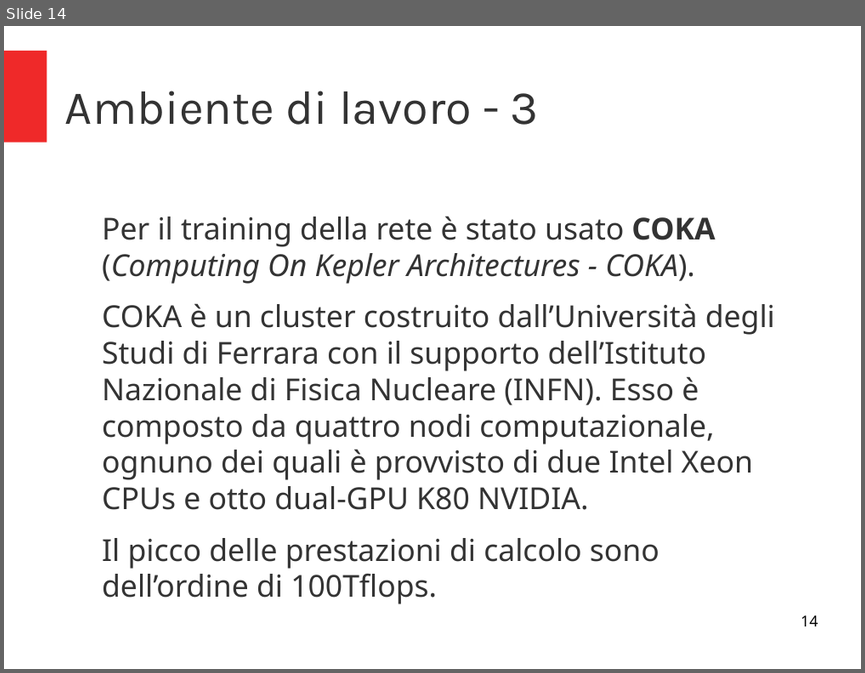
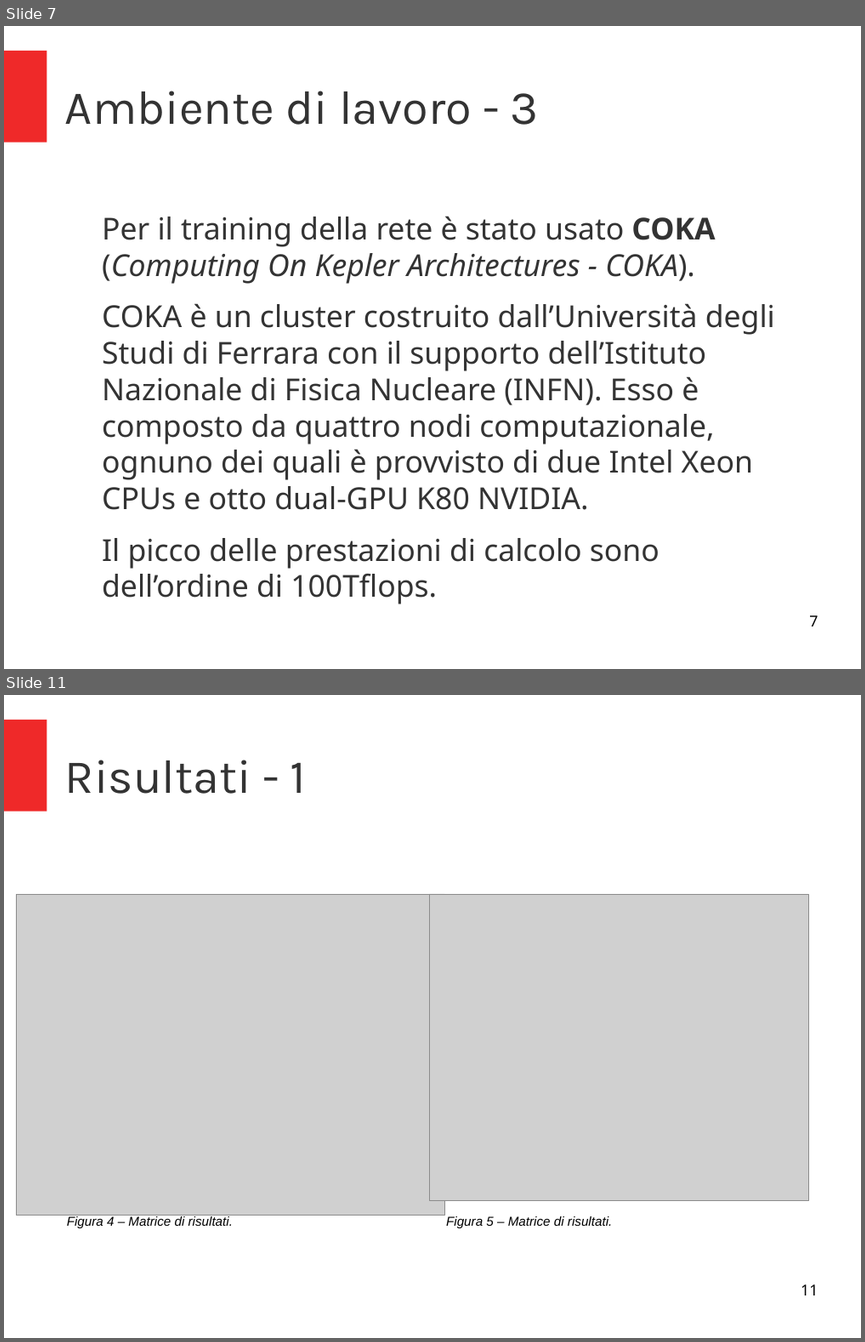
Before and after one commit to micheleFraccaroli/Progetto_IA, a slide deck: Presentazione/Press.odp. Shown one above the other, each under a label of ours: slide 14 before the commit, slides 7 and 11 after it; the slides between them are not shown. The pictures are 865x673 and 865x1342 pixels, drawn with LibreOffice and Linux fonts; fonts in the diff are those of the drawing; grey boxes stand for pictures. Boxes give left, top, right and bottom in pixels: in the first picture for what was removed or moved away, otherwise in the second. Text is boxed around its words. In the diff, an @@ line names an element or a change of style, - is before the commit and + after.

```diff
--- a/Presentazione/Press.odp
+++ b/Presentazione/Press.odp
@@ slide 11 added at (4, 695, 861, 1338), background #FFFFFF; not listed: 1 template element that a slide beside it also shows @@
@@ title added at (65, 760, 306, 794), 44 pt, text #333333 @@
+Risultati - 1
@@ picture added at (17, 894, 445, 1215) @@
@@ picture added at (429, 894, 809, 1201) @@
@@ text added at (67, 1216, 233, 1228), 12 pt, text #000000, italic @@
+Figura 4 – Matrice di risultati.
@@ text added at (446, 1216, 612, 1228), 12 pt, text #000000, italic @@
+Figura 5 – Matrice di risultati.
@@ page number added at (800, 1284, 817, 1295), 14 pt, text #000000 @@
+11
@@ what was slide 14 is now slide 7 @@
@@ page number at (809, 615, 817, 626): text changed @@
-14
+7
```
Also in this commit, not shown: 8 slides changed, 7 slides removed, 2 other files.
